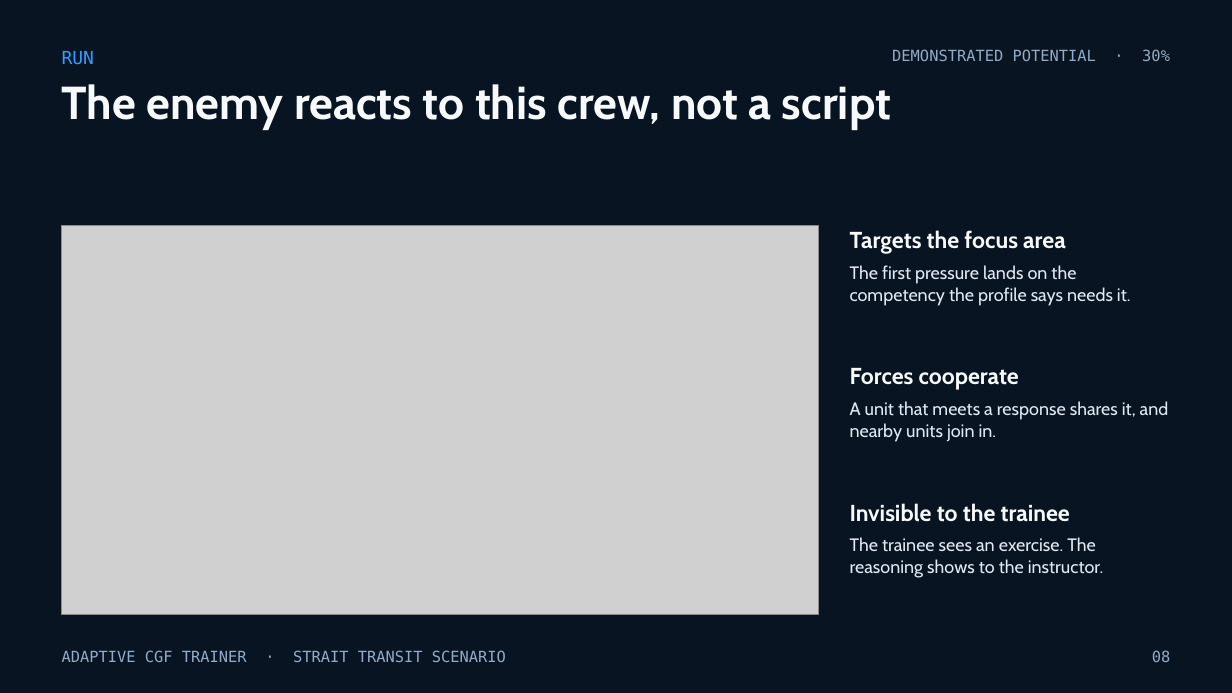
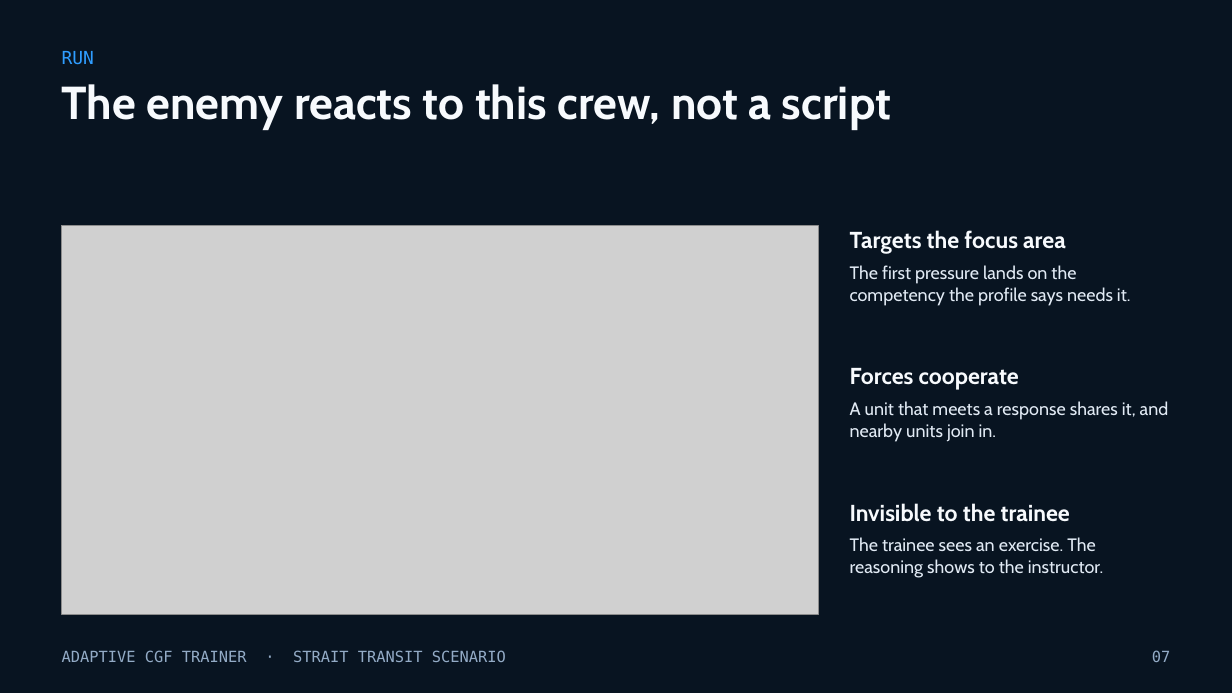
Before and after one commit to buttception/T-S_Hackathon26, a slide deck: slide 7 of cgf-demo/docs/pitch/Adaptive-CGF-Trainer.pptx (slide 8 before the commit). Drawn at 1232x693 pixels with LibreOffice and Linux fonts; fonts in the diff are those of the drawing; grey boxes stand for pictures. Boxes give left, top, right and bottom in pixels: in the first picture for what was removed or moved away, otherwise in the second. Text is boxed around its words. In the diff, an @@ line names an element or a change of style, - is before the commit and + after.

```diff
--- a/cgf-demo/docs/pitch/Adaptive-CGF-Trainer.pptx
+++ b/cgf-demo/docs/pitch/Adaptive-CGF-Trainer.pptx
@@ text removed at <box>892,49,1170,61</box> @@
-DEMONSTRATED POTENTIAL · 30%
@@ text at <box>1152,650,1170,662</box>: text changed @@
-08
+07
```
Also in this commit, not shown: 13 other slides changed, 1 slide removed, 2 other files.
